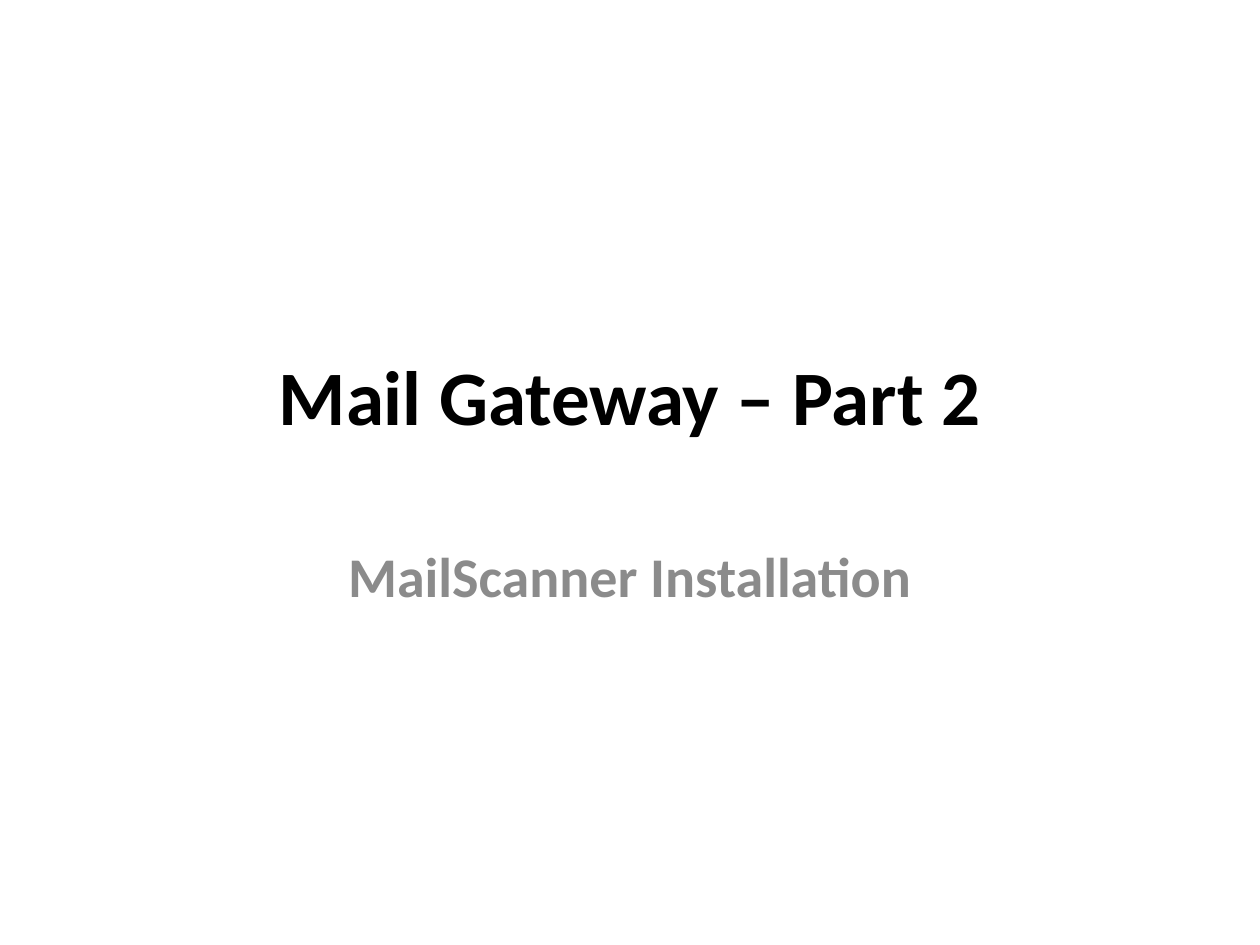
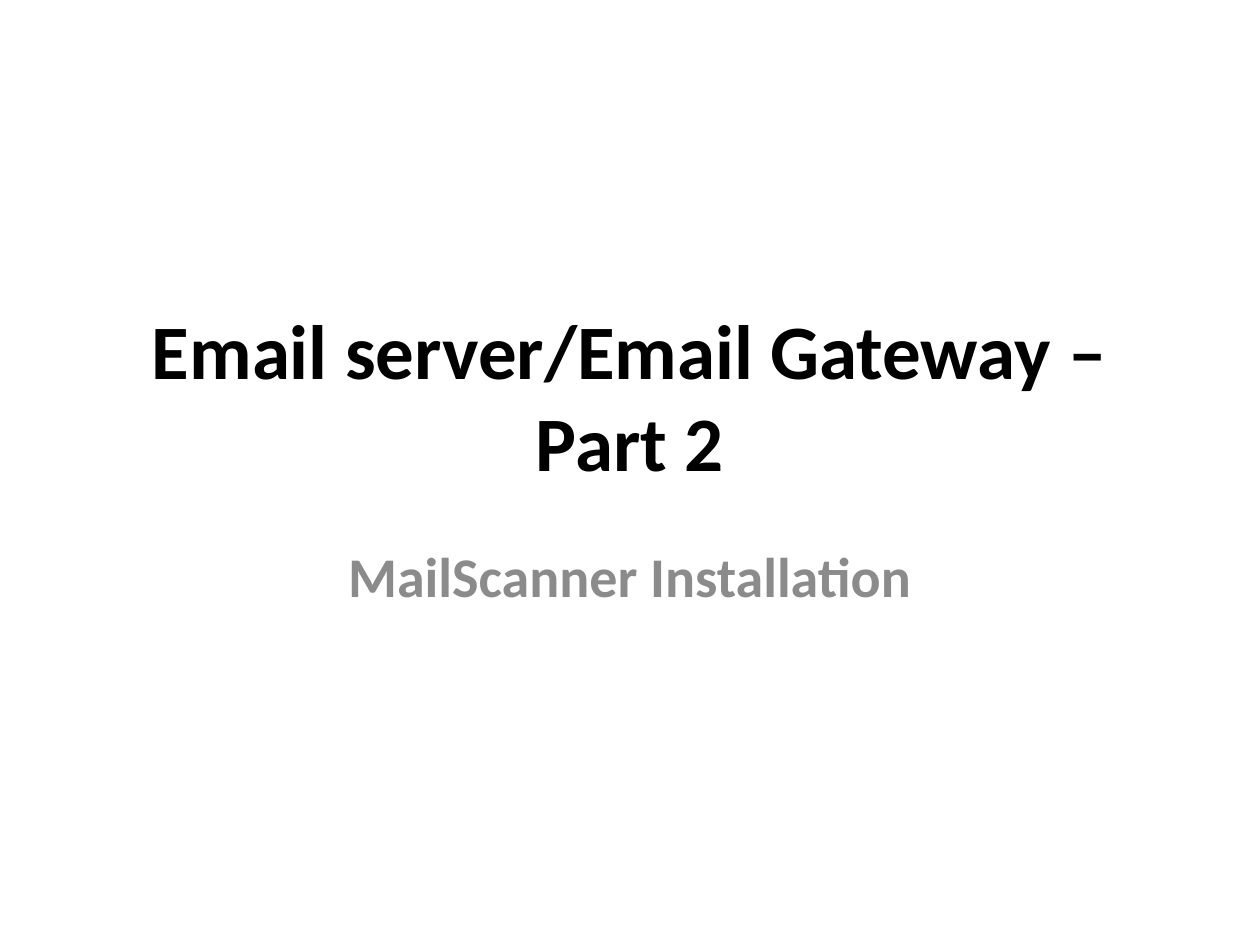
Before and after one commit to afnog/sse, a slide deck: slide 1 of postfix/mailgateway-pt2.pptx. Drawn at 1260x945 pixels with LibreOffice and Linux fonts; fonts in the diff are those of the drawing. Boxes give left, top, right and bottom in pixels: in the first picture for what was removed or moved away, otherwise in the second. Text is boxed around its words. In the diff, an @@ line names an element or a change of style, - is before the commit and + after.

Commit message:
/ ‘postfix/mailgateway-pt2.pptx’

```diff
--- a/postfix/mailgateway-pt2.pptx
+++ b/postfix/mailgateway-pt2.pptx
@@ title at [152,325,1050,472]: text changed @@
-Mail Gateway – Part 2
+Email server/Email Gateway – Part 2
```
